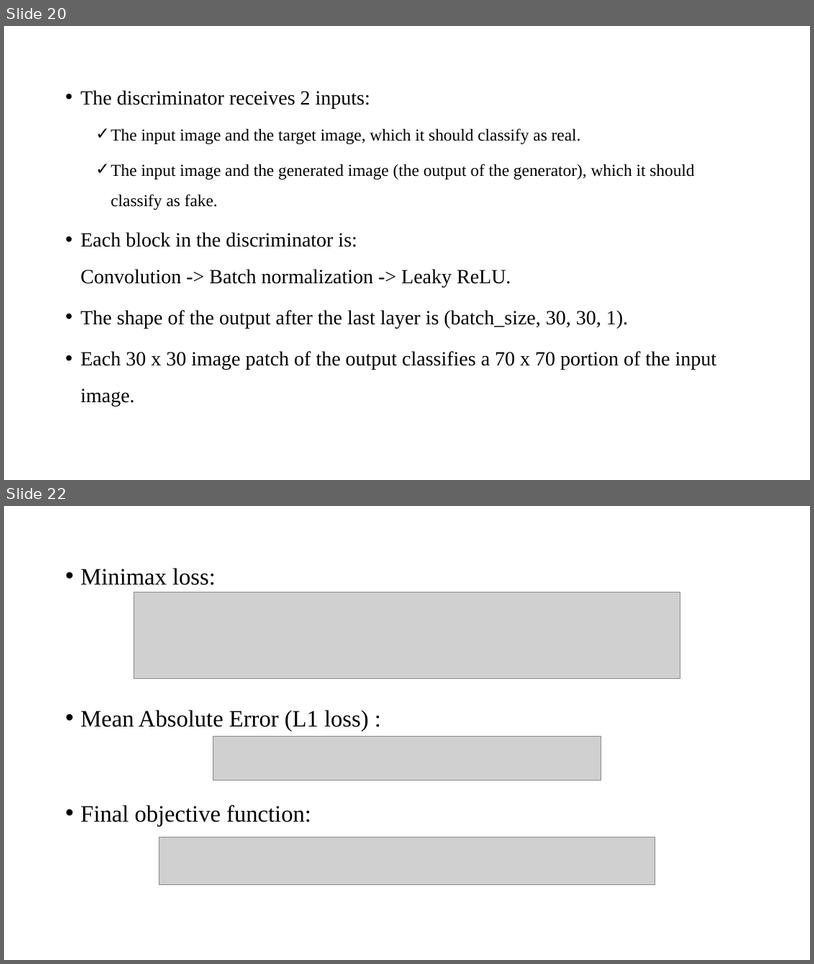
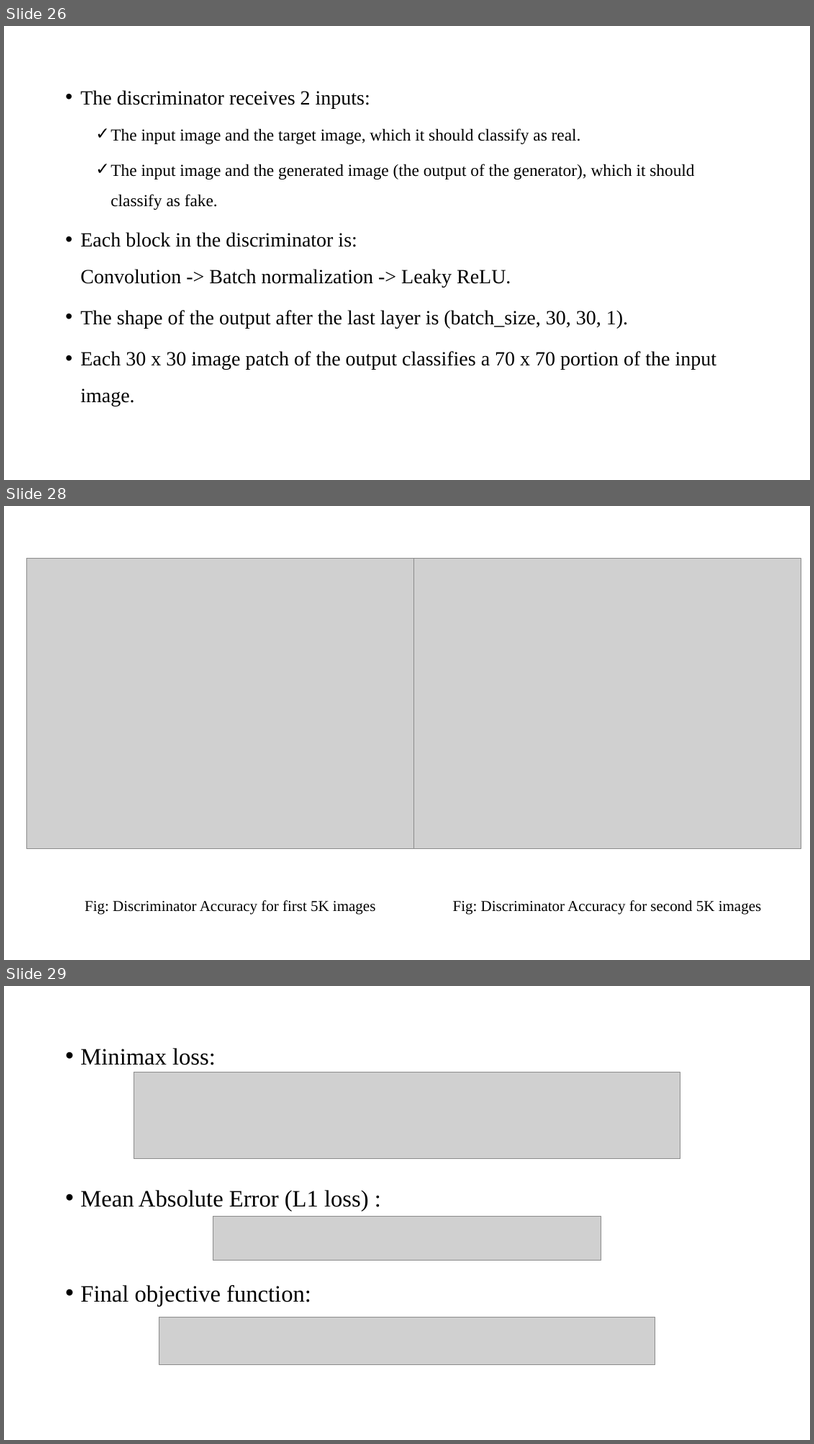
Before and after one commit to sujanW0W/MajorProject, a slide deck: Image Inpainting/Image inpainting.pptx. Shown one above the other, each under a label of ours: slides 20 and 22 before the commit, slides 26, 28 and 29 after it; the slides between them are not shown. The pictures are 814x964 and 814x1444 pixels, drawn with LibreOffice and Linux fonts; fonts in the diff are those of the drawing; grey boxes stand for pictures. Boxes give left, top, right and bottom in pixels: in the first picture for what was removed or moved away, otherwise in the second. Text is boxed around its words. In the diff, an @@ line names an element or a change of style, - is before the commit and + after.

```diff
--- a/Image Inpainting/Image inpainting.pptx
+++ b/Image Inpainting/Image inpainting.pptx
@@ slide 28 added at (4,506,810,960), background #FFFFFF @@
@@ picture added at (26,558,414,849) @@
@@ picture added at (414,558,801,849) @@
@@ text added at (85,900,376,914), 18 pt, text #000000 @@
+Fig: Discriminator Accuracy for first 5K images
@@ text added at (453,900,761,914), 18 pt, text #000000 @@
+Fig: Discriminator Accuracy for second 5K images
@@ what was slide 20 is now slide 26 @@
@@ what was slide 22 is now slide 29 @@
```
Also in this commit, not shown: 11 slides changed, 7 other slides added, 1 slide removed, 16 other files.
